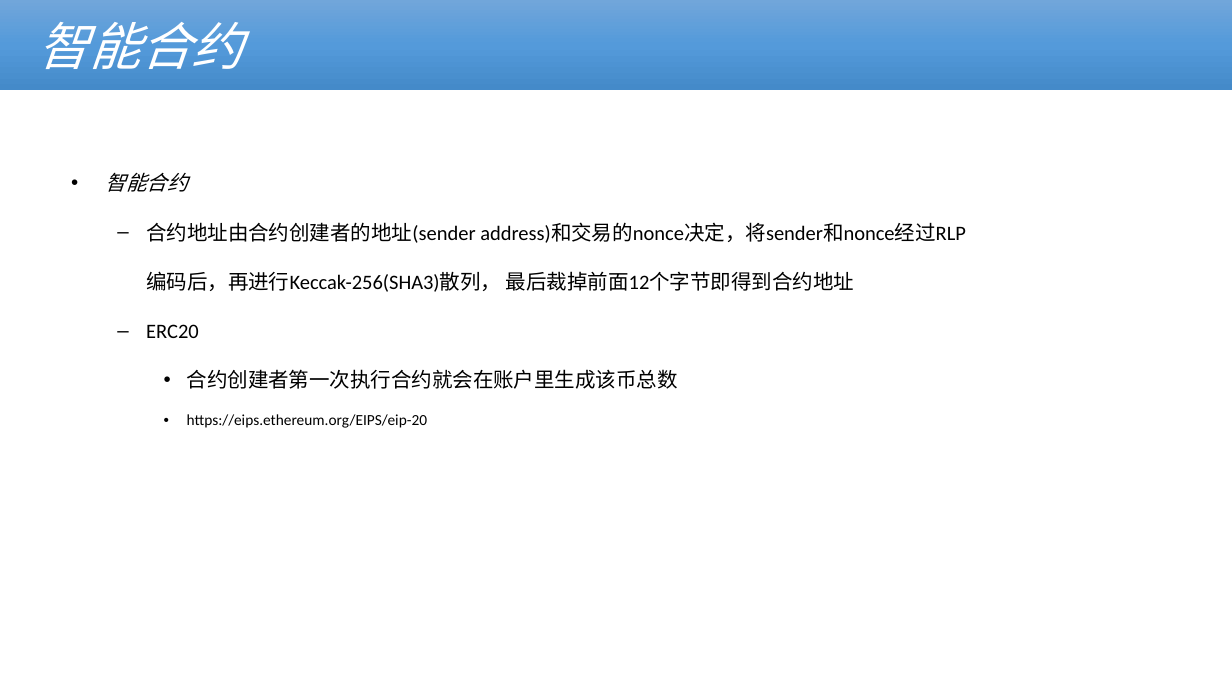
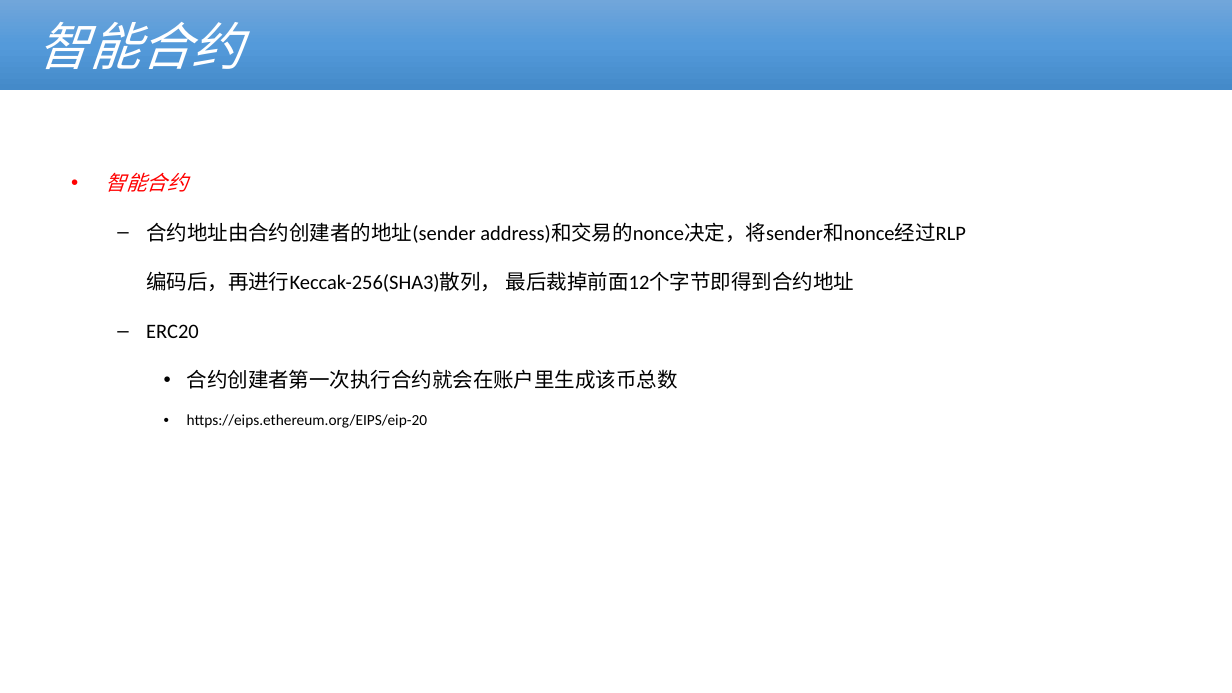
Before and after one commit to cmdpos/gaia, a slide deck: slide 12 of ppt/blockchain-dex.pptx. Drawn at 1232x693 pixels with LibreOffice and Linux fonts; fonts in the diff are those of the drawing; background and template pictures are left out. Boxes give left, top, right and bottom in pixels: in the first picture for what was removed or moved away, otherwise in the second. Text is boxed around its words. In the diff, an @@ line names an element or a change of style, - is before the commit and + after.

```diff
--- a/ppt/blockchain-dex.pptx
+++ b/ppt/blockchain-dex.pptx
@@ text at (106, 172, 188, 192): text colour #000000 to #FF0000 in "智能合约" @@
```
Also in this commit, not shown: 10 other slides changed, 1 slide added, 2 slides removed, 1 other file.
